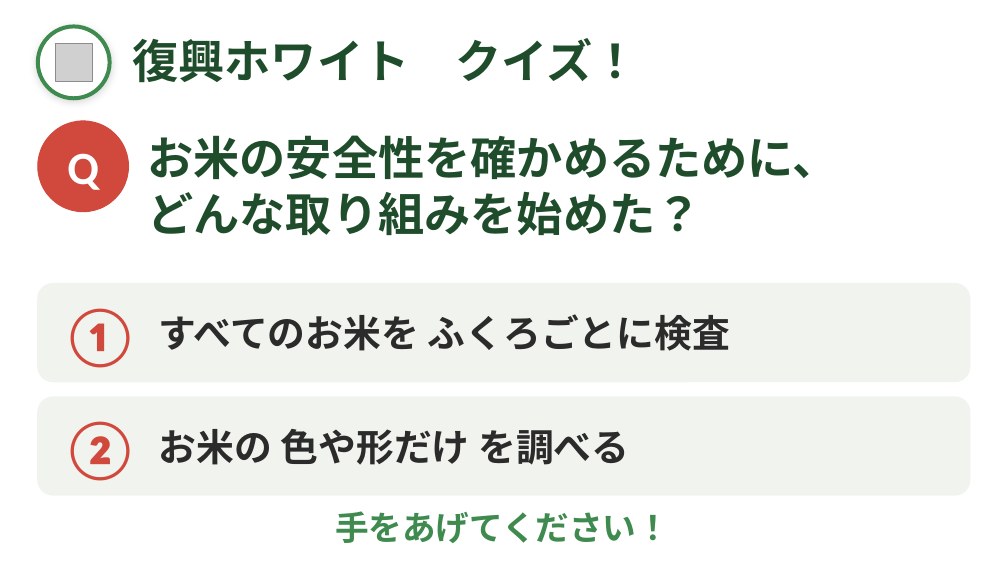
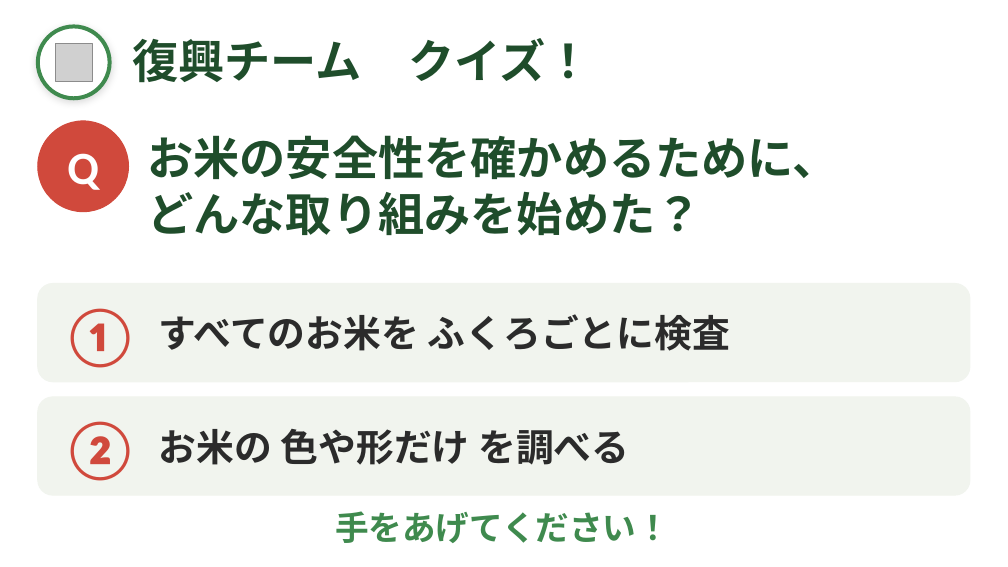
Before and after one commit to liberabitjp-hue/-, a slide deck: slide 5 of slides/お米アピール大作戦_発表スライド.pptx (slide 10 before the commit). Drawn at 1008x567 pixels with LibreOffice and Linux fonts; fonts in the diff are those of the drawing; grey boxes stand for pictures. Boxes give left, top, right and bottom in pixels: in the first picture for what was removed or moved away, otherwise in the second. Text is boxed around its words. In the diff, an @@ line names an element or a change of style, - is before the commit and + after.

```diff
--- a/slides/お米アピール大作戦_発表スライド.pptx
+++ b/slides/お米アピール大作戦_発表スライド.pptx
@@ title at (132, 38, 591, 83): text changed @@
-復興ホワイト クイズ！
+復興チーム クイズ！
```
Also in this commit, not shown: 2 other slides changed, 11 slides removed, 2 other files.
